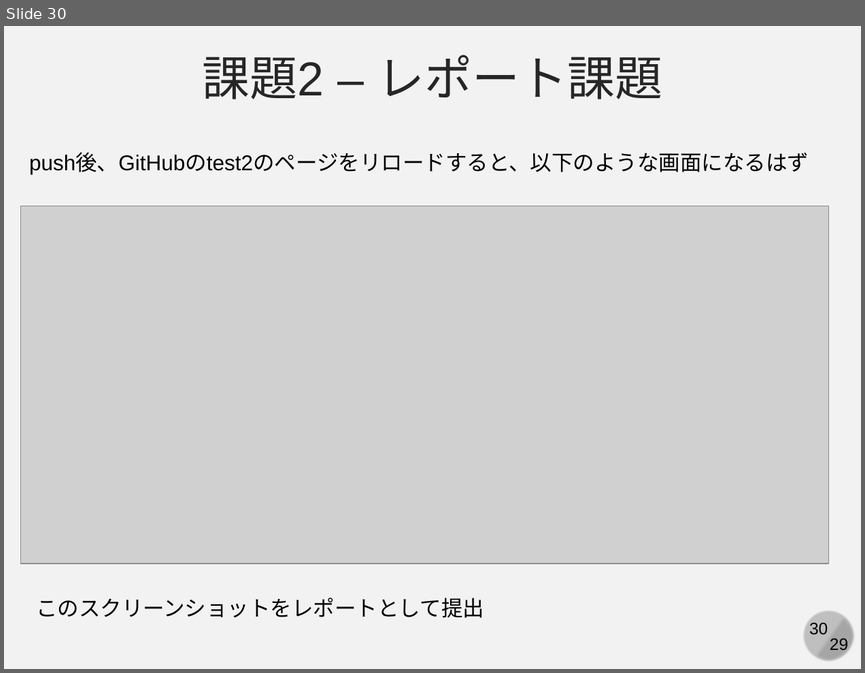
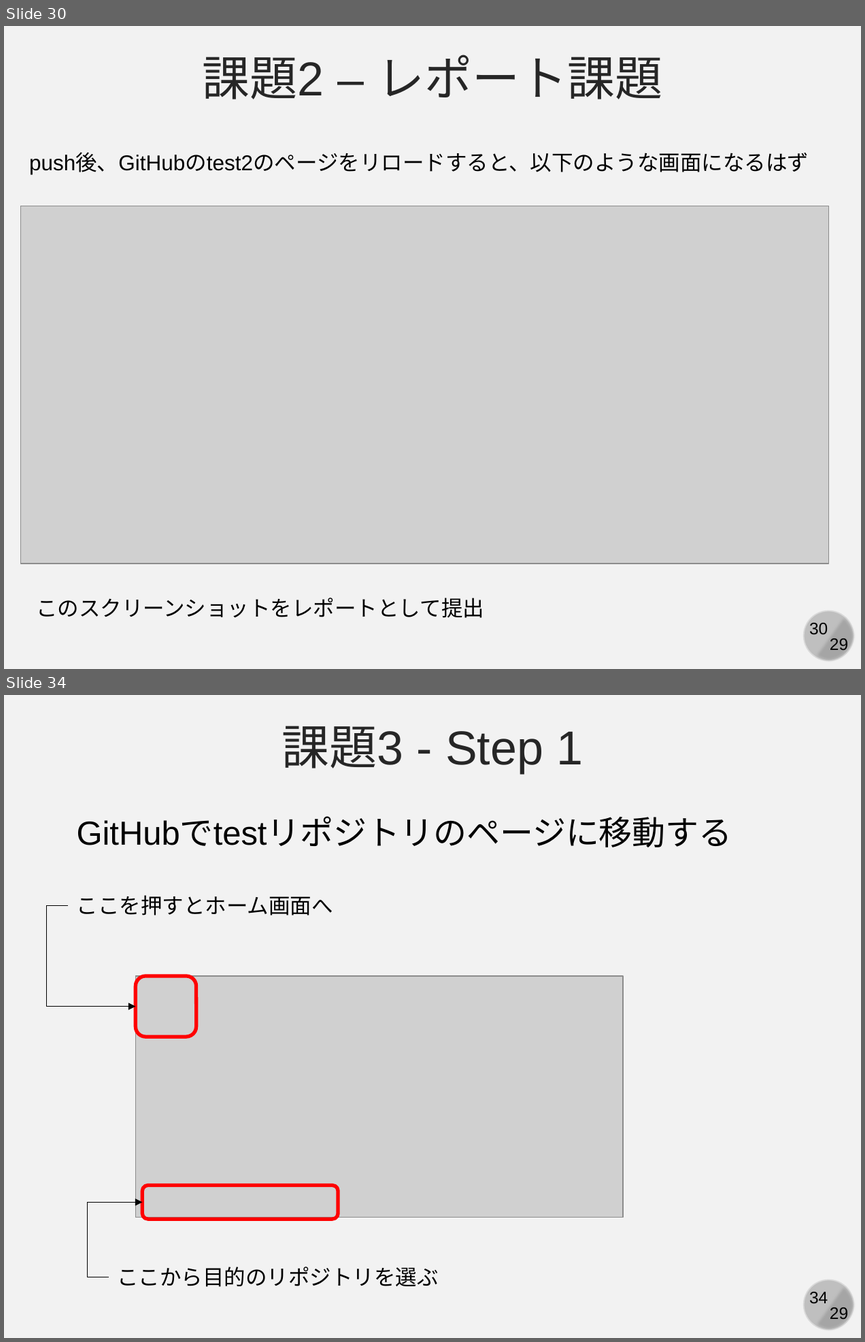
Before and after one commit to kaityo256/github, a slide deck: practice_github/fig/github_ex03.pptx. Shown one above the other, each under a label of ours: slide 30 before the commit, slides 30 and 34 after it; the slides between them are not shown. The pictures are 865x673 and 865x1342 pixels, drawn with LibreOffice and Linux fonts; fonts in the diff are those of the drawing; grey boxes stand for pictures. Boxes give left, top, right and bottom in pixels: in the first picture for what was removed or moved away, otherwise in the second. Text is boxed around its words. In the diff, an @@ line names an element or a change of style, - is before the commit and + after.

```diff
--- a/practice_github/fig/github_ex03.pptx
+++ b/practice_github/fig/github_ex03.pptx
@@ slide 34 added at box(4, 695, 861, 1338), background #F2F2F2; not listed: 4 template elements that a slide beside it also shows @@
@@ text added at box(281, 726, 583, 773), 40 pt, text #262626 @@
+課題3 - Step 1
@@ text added at box(77, 818, 732, 847), 28 pt, text #000000 @@
+GitHubでtestリポジトリのページに移動する
@@ text added at box(77, 895, 333, 915), 18 pt, text #000000 @@
+ここを押すとホーム画面へ
@@ elbow arrow added from (68, 906) to (136, 1006), #000000 0.5 pt @@
@@ picture added at box(136, 976, 623, 1217) @@
@@ rounded rectangle added at box(136, 976, 197, 1037), outline #FF0000 3 pt @@
@@ elbow arrow added from (109, 1277) to (142, 1202), #000000 0.5 pt @@
@@ rounded rectangle added at box(142, 1185, 337, 1219), outline #FF0000 3 pt @@
@@ text added at box(117, 1266, 438, 1287), 18 pt, text #000000 @@
+ここから目的のリポジトリを選ぶ
```
Also in this commit, not shown: 12 other slides added.
